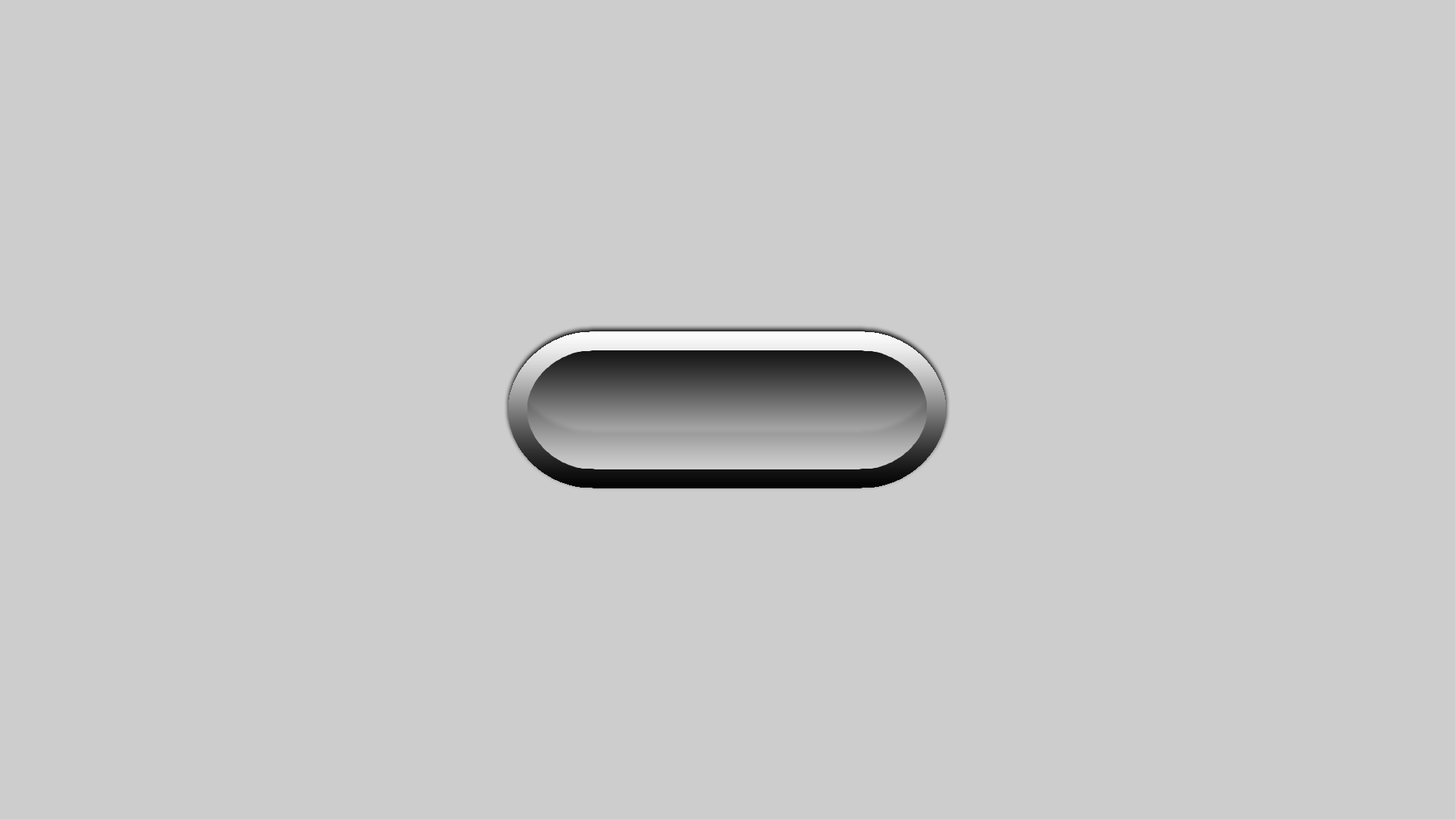
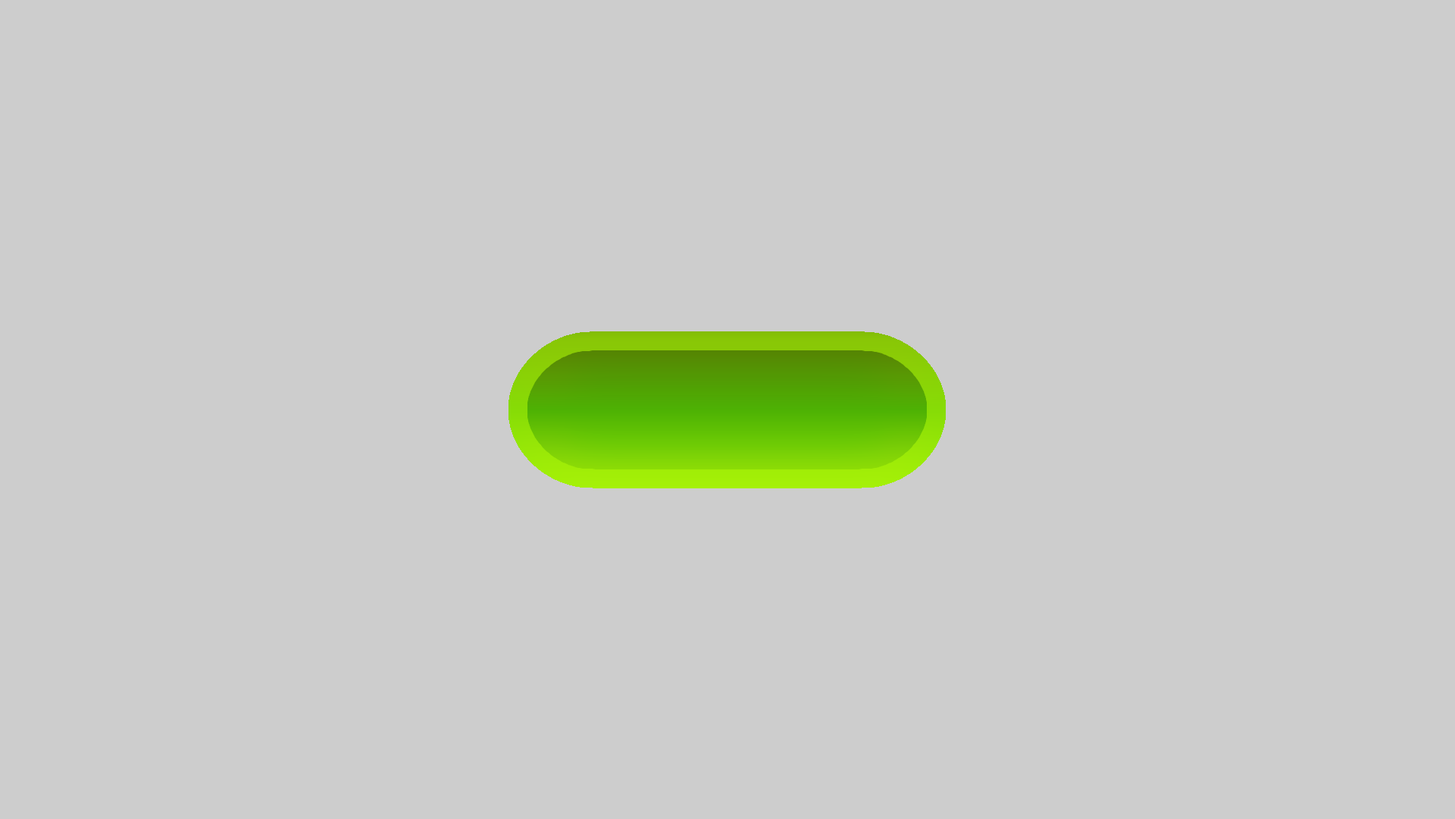
Layered file, before and after one edit (1455 × 819). Changes by layer:
pixels changed over 504, 324, 951, 491 (layer not identified)
